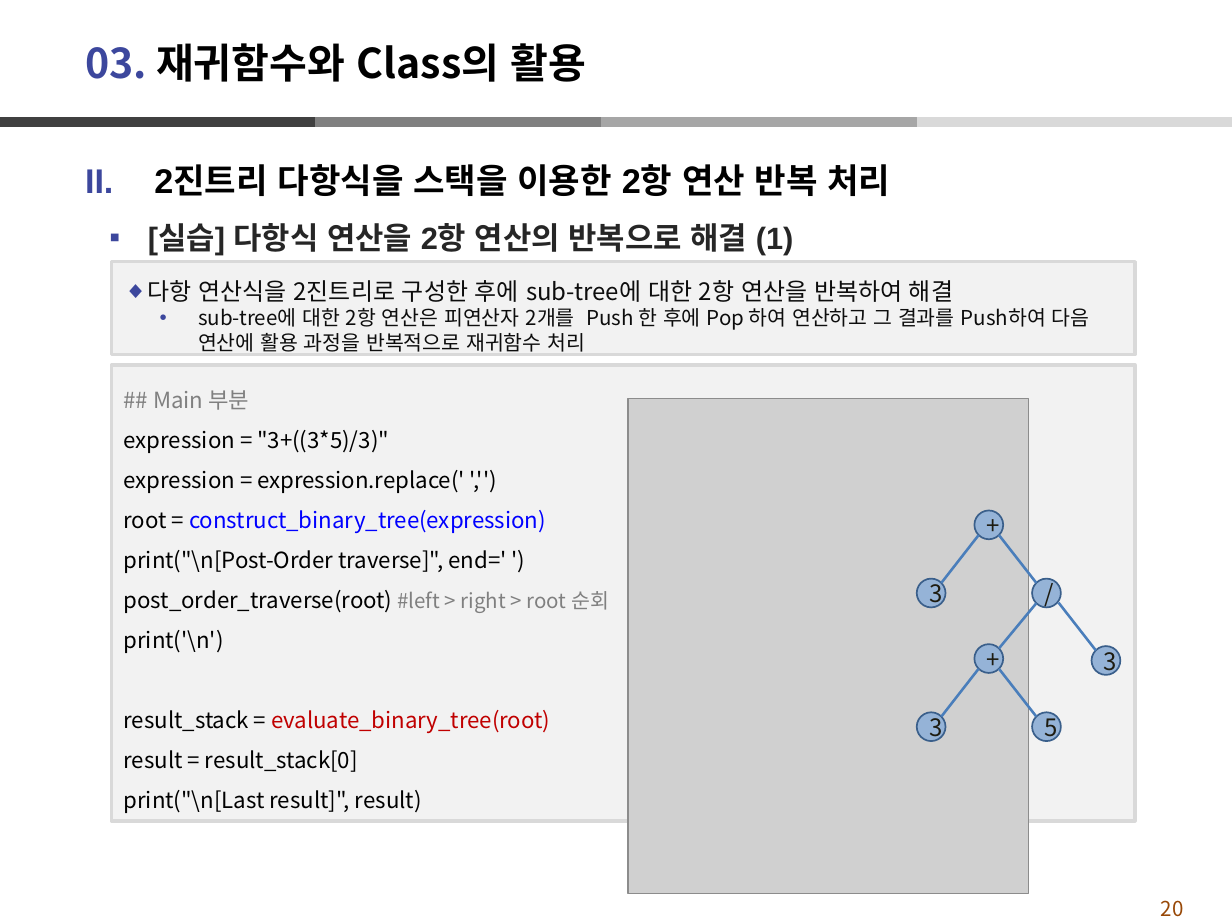
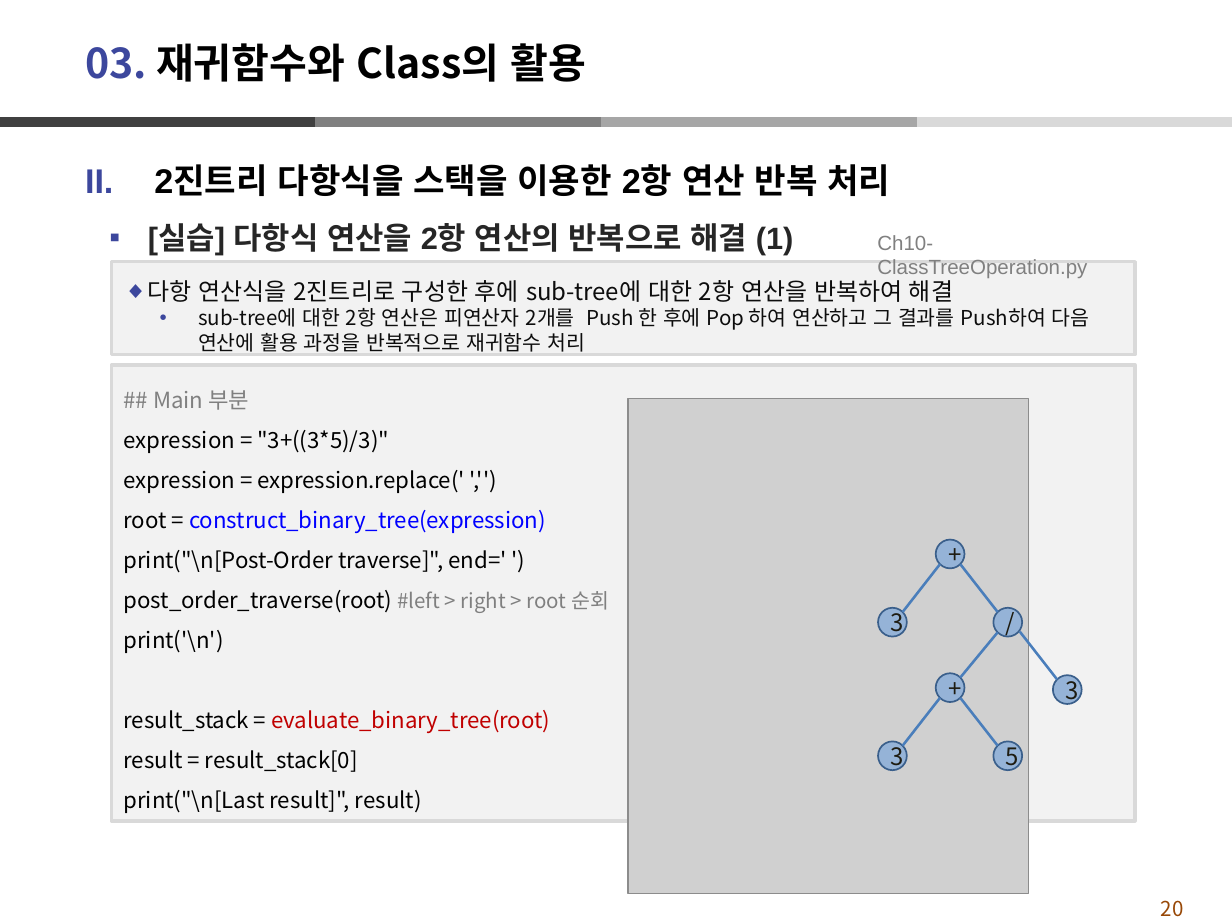
Before and after one commit to dndxor/BCPy, a slide deck: slide 20 of Ch10-재귀함수활용_Class.pptx. Drawn at 1232x924 pixels with LibreOffice and Linux fonts; fonts in the diff are those of the drawing; grey boxes stand for pictures. Boxes give left, top, right and bottom in pixels: in the first picture for what was removed or moved away, otherwise in the second. Text is boxed around its words. In the diff, an @@ line names an element or a change of style, - is before the commit and + after.

```diff
--- a/Ch10-재귀함수활용_Class.pptx
+++ b/Ch10-재귀함수활용_Class.pptx
@@ text added at <box>877,235,1087,278</box>, 12 pt, text #808080 @@
+Ch10-ClassTreeOperation.py
@@ 7 ellipses, 6 lines: place and size @@
-7 ellipses, 6 lines at <box>917,510,1120,740</box>
+7 ellipses, 6 lines at <box>878,540,1082,770</box>
```
Also in this commit, not shown: 5 other slides changed, 24 other files.
